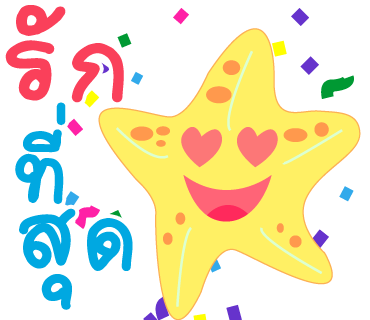
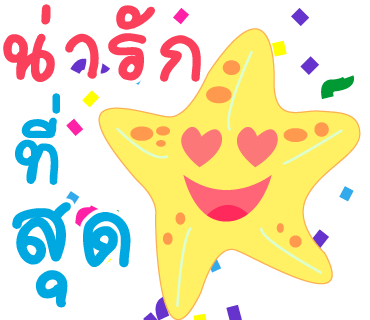
Revision of a layered 370×320 image; what changed, layer by layer:
painted on "สุด" over bbox(12, 202, 133, 310)
painted on "ที่" over bbox(15, 93, 66, 205)
renamed "รัก" to "น่ารัก", painted on it over bbox(3, 4, 201, 103)
